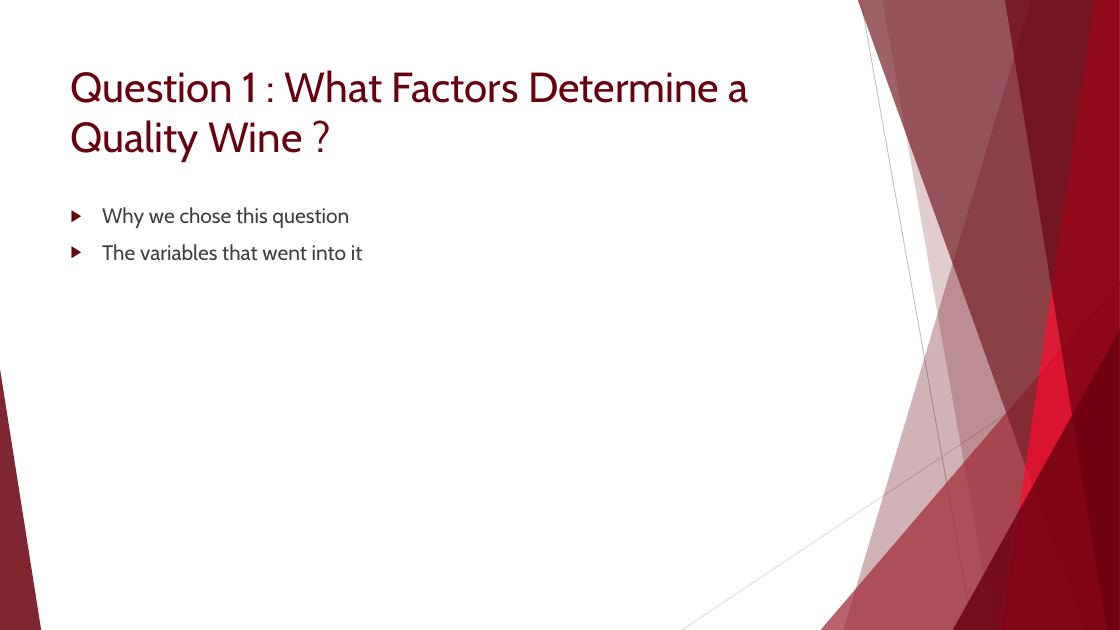
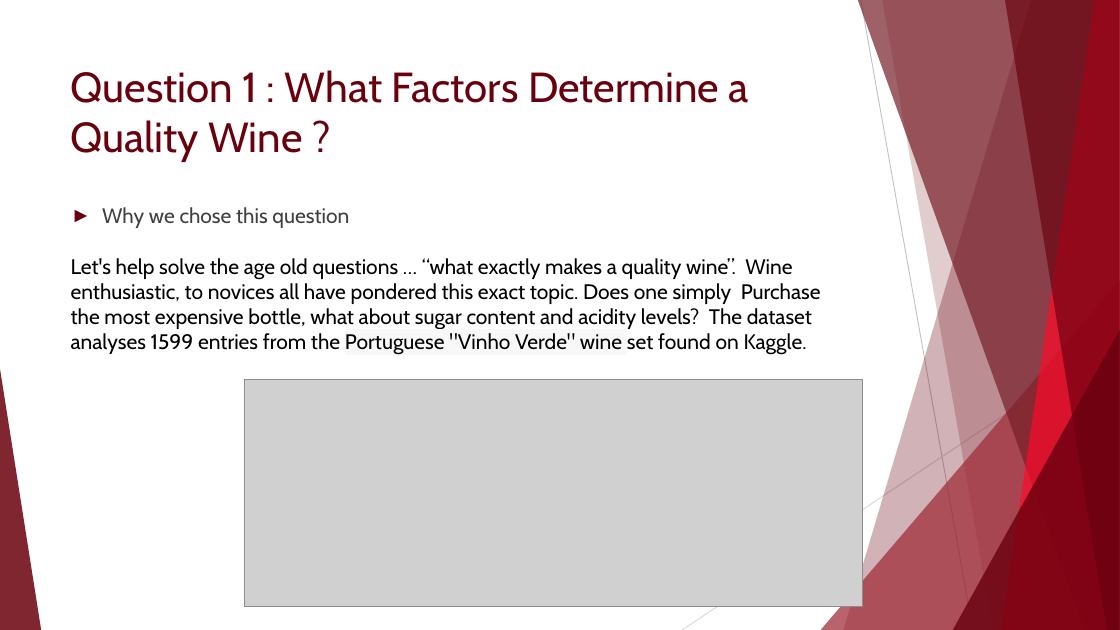
Before and after one commit to Phoebe-Moore/FinalProject, a slide deck: slide 6 of Red Wine Quality Analysis Presentation update.pptx (slide 7 before the commit). Drawn at 1120x630 pixels with LibreOffice and Linux fonts; fonts in the diff are those of the drawing; grey boxes stand for pictures. Boxes give left, top, right and bottom in pixels: in the first picture for what was removed or moved away, otherwise in the second. Text is boxed around its words. In the diff, an @@ line names an element or a change of style, - is before the commit and + after.

```diff
--- a/Red Wine Quality Analysis Presentation update.pptx
+++ b/Red Wine Quality Analysis Presentation update.pptx
@@ freeform shape at (x1=858, y1=0, x2=1120, y2=630): fill #771F28 at 70% opacity to #771E28 at 70% opacity @@
@@ text at (x1=71, y1=258, x2=821, y2=355): text changed; text colour #404040 to #000000 @@
-▶ The variables that went into it
+Let's help solve the age old questions … “what exactly makes a quality wine”. Wine enthusiastic, to novices all have pondered this exact topic. Does one simply Purchase the most expensive bottle, what about sugar content and acidity levels? The dataset analyses 1599 entries from the Portuguese "Vinho Verde" wine set found on Kaggle.
@@ line (1120, 339) - (682, 630): stroke #D9D9D9 0.75 pt to #D8D8D8 0.75 pt @@
@@ picture added at (x1=245, y1=379, x2=862, y2=606) @@
```
Also in this commit, not shown: 17 other slides changed, 5 slides added, 4 slides removed.
